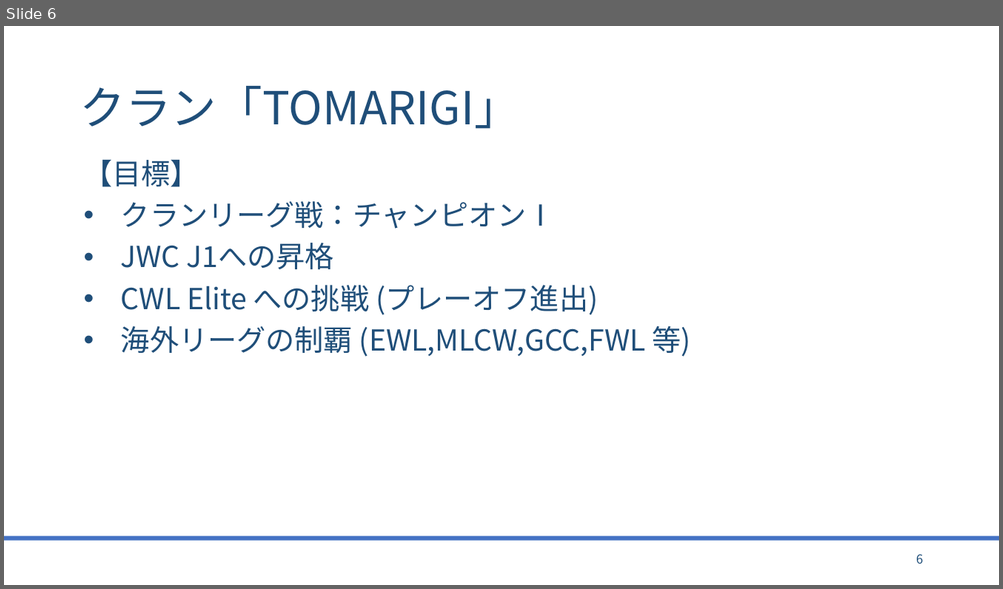
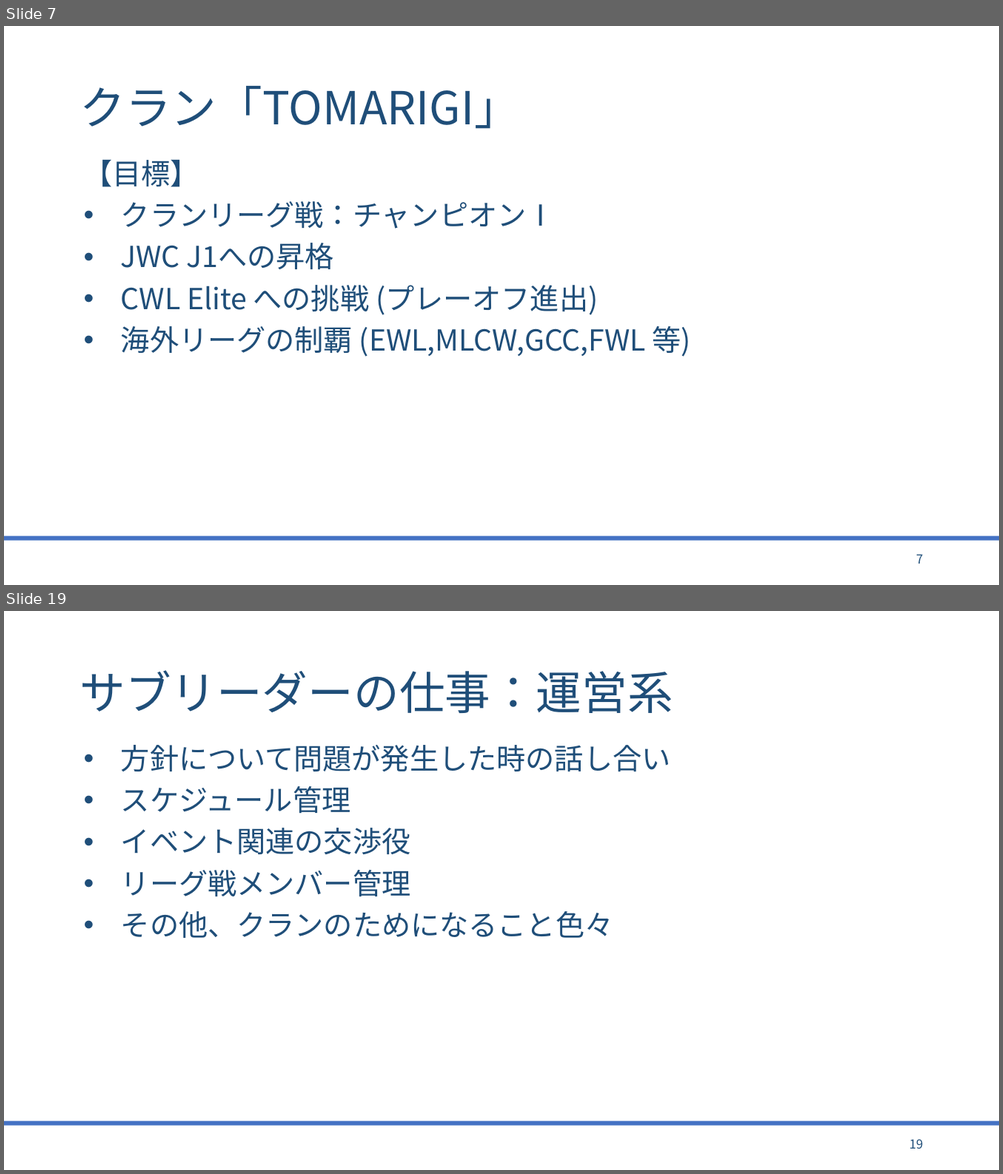
Before and after one commit to bigtreeCoC/documents, a slide deck: TOMARIGI.pptx. Shown one above the other, each under a label of ours: slide 6 before the commit, slides 7 and 19 after it; the slides between them are not shown. The pictures are 1003x589 and 1003x1174 pixels, drawn with LibreOffice and Linux fonts; fonts in the diff are those of the drawing. Boxes give left, top, right and bottom in pixels: in the first picture for what was removed or moved away, otherwise in the second. Text is boxed around its words. In the diff, an @@ line names an element or a change of style, - is before the commit and + after.

Commit message:
東方とまほらま(5版) TOMARIGIについて

```diff
--- a/TOMARIGI.pptx
+++ b/TOMARIGI.pptx
@@ slide 19 added at [4,611,999,1170], background #FFFFFF; not listed: 1 template element that a slide beside it also shows @@
@@ title added at [79,670,672,713], 44 pt, text #1F4E79 @@
+サブリーダーの仕事：運営系
@@ text added at [121,745,671,938], 28 pt, text #1F4E79 @@
+• 方針について問題が発生した時の話し合い
+• スケジュール管理
+• イベント関連の交渉役
+• リーグ戦メンバー管理
+• その他、クランのためになること色々
@@ page number added at [909,1139,923,1149], 12 pt, text #1F4E79 @@
+19
@@ what was slide 6 is now slide 7 @@
@@ page number at [916,554,922,564]: text changed @@
-6
+7
```
Also in this commit, not shown: 11 slides changed, 8 other slides added, 2 slides removed, 3 other files.
